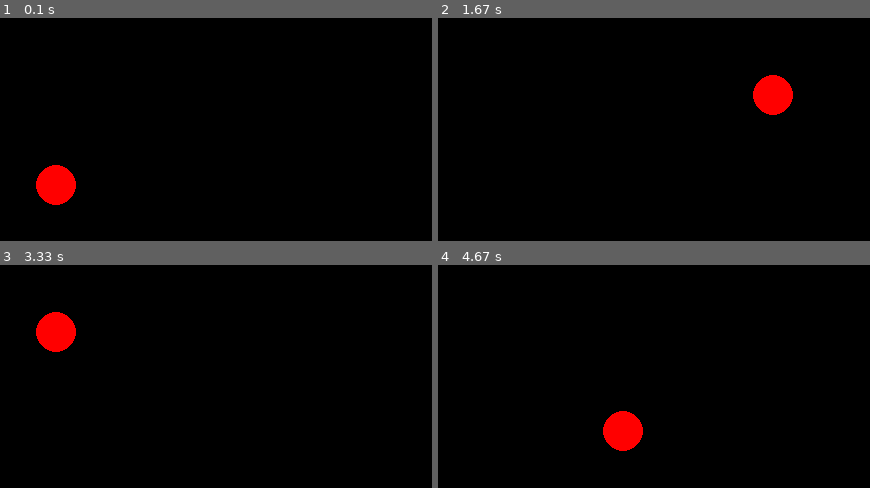
Above: before the commit, frames 1-4 (two rows, left to right).
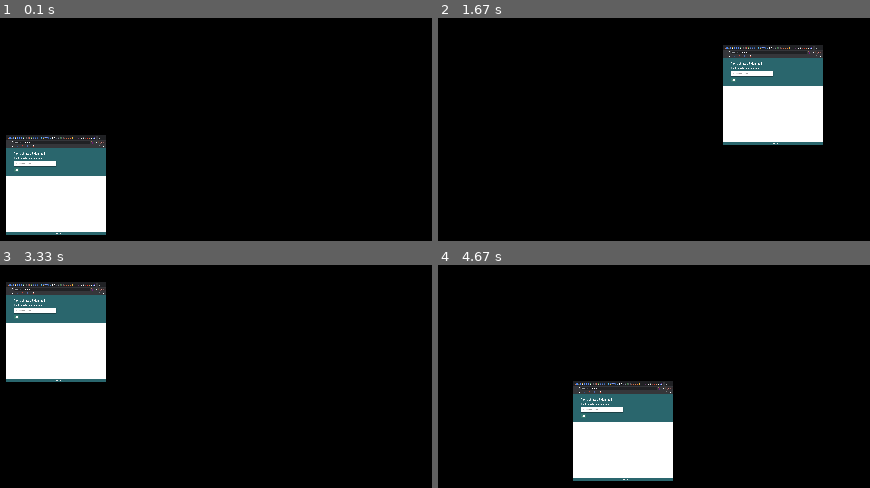
Above: after the commit, the same moments.

Repository: OliverMidbrink/simple_pygame_template
Game: pygame game, started from main.py
Two runs of this game, one before a commit and one after it. Both use one fixed random seed, a clock stepped at 60 frames per second and the inputs below.
Inputs:
- Up to frame 1 (0.1 s): no input
- Up to frame 2 (1.67 s): hold Right 0.33-0.8 s; hold Up 0.83-1.13 s; hold Right 1.17-1.63 s
- Up to frame 3 (3.33 s): hold Left 1.67-2.2 s; hold Down 2.23-2.53 s; hold Left 2.57-2.97 s; hold Up from 3 s (still down)
- Up to frame 4 (4.67 s): release Up at 3.37 s; hold Right 3.4-4.03 s; hold Down 4.07-4.43 s; hold Left from 4.47 s (still down)

The runs differ from the first frame. In frame 1, 10% of the frame differs, in the area x 1-25%, y 52-98%; in frame 2, 10%; in frame 3, 10%; in frame 4, 10%.

Commit message:
Added image character with scaling

Diff:
--- a/main.py
+++ b/main.py
@@ -4,10 +4,14 @@
 
 # Import standard modules.
 import sys
+import platform
 
 # Import non-standard modules.
 import pygame
 from pygame.locals import *
+
+picture = pygame.image.load("testImage.png")
+picture = pygame.transform.scale(picture, (100, 100))
 
 x = 200
 y = 200
@@ -63,7 +67,8 @@
   """
   screen.fill((0, 0, 0)) # Fill the screen with black.
   global x, y
-  pygame.draw.circle(screen, (255, 0, 0), (x, y), 20)
+  pygame.draw.circle(screen, (255, 0, 0), (int(x), int(y)), 20)
+  screen.blit(picture, (int(x) - 50, int(y) - 50))
   # Redraw screen here.
 
   # Flip the display so that the things we drew actually show up.
Binary file added: testImage.png
